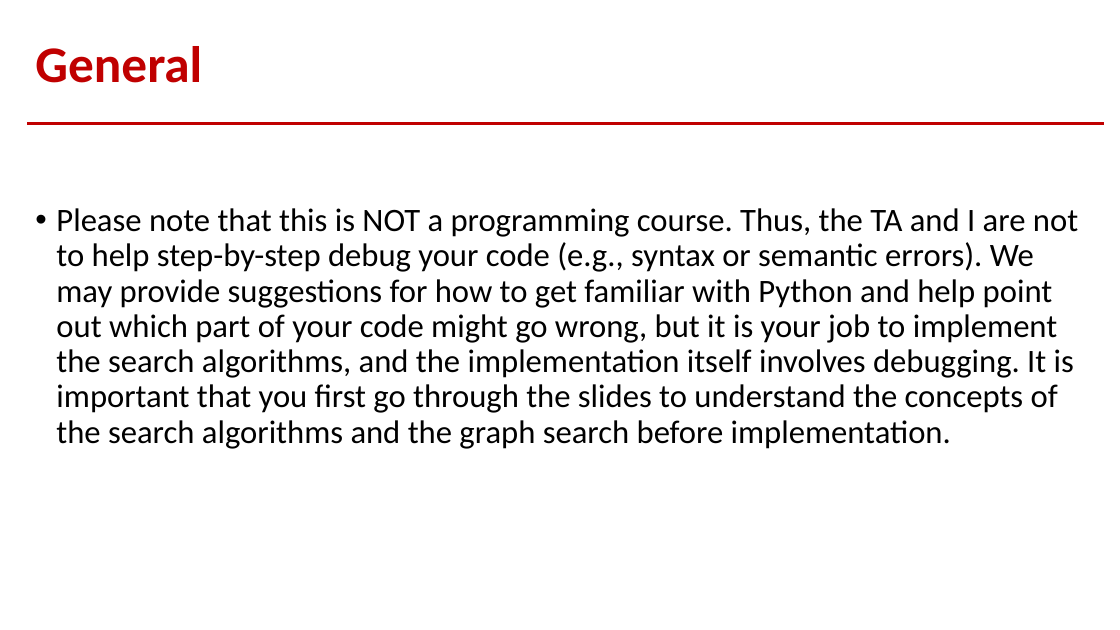
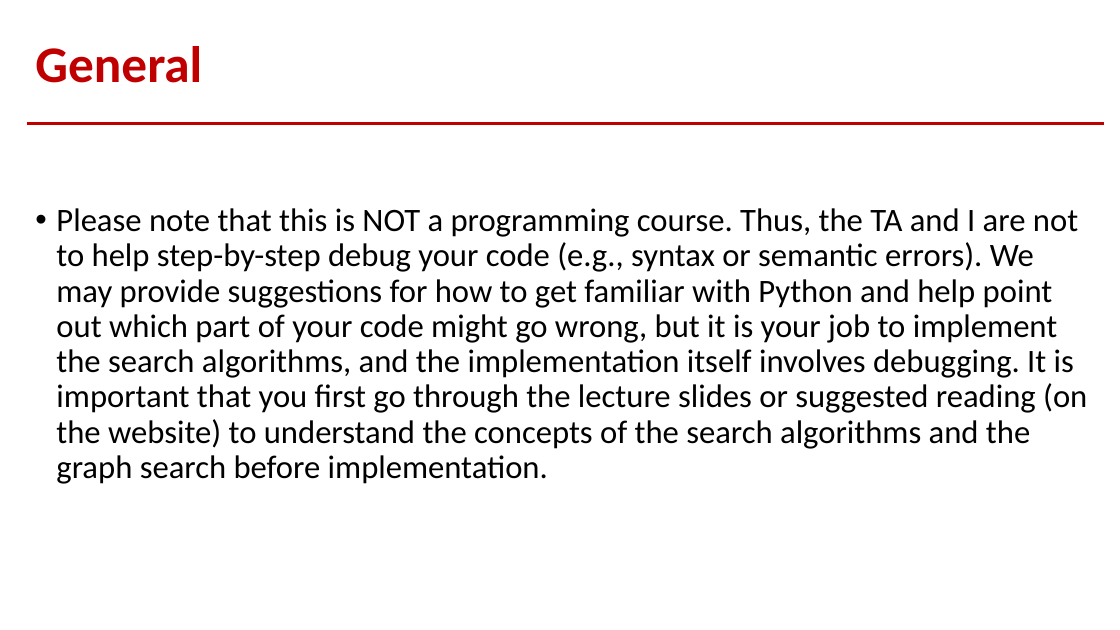
Before and after one commit to pujols/OSU_CSE_3521_2021AU, a slide deck: slide 2 of HW_1_Programming_Set/HW_1_Programming/HW1_introduction.pptx. Drawn at 1120x630 pixels with LibreOffice and Linux fonts; fonts in the diff are those of the drawing. Boxes give left, top, right and bottom in pixels: in the first picture for what was removed or moved away, otherwise in the second. Text is boxed around its words. In the diff, an @@ line names an element or a change of style, - is before the commit and + after.

```diff
--- a/HW_1_Programming_Set/HW_1_Programming/HW1_introduction.pptx
+++ b/HW_1_Programming_Set/HW_1_Programming/HW1_introduction.pptx
@@ text at (x1=56, y1=208, x2=1087, y2=484): text changed @@
-• Please note that this is NOT a programming course. Thus, the TA and I are not to help step-by-step debug your code (e.g., syntax or semantic errors). We may provide suggestions for how to get familiar with Python and help point out which part of your code might go wrong, but it is your job to implement the search algorithms, and the implementation itself involves debugging. It is important that you first go through the slides to understand the concepts of the search algorithms and the graph search before implementation.
+• Please note that this is NOT a programming course. Thus, the TA and I are not to help step-by-step debug your code (e.g., syntax or semantic errors). We may provide suggestions for how to get familiar with Python and help point out which part of your code might go wrong, but it is your job to implement the search algorithms, and the implementation itself involves debugging. It is important that you first go through the lecture slides or suggested reading (on the website) to understand the concepts of the search algorithms and the graph search before implementation.
```
Also in this commit, not shown: 2 other slides changed, 2 other files.
